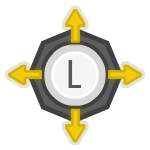
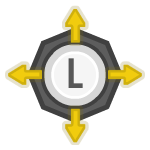
Layer changes from the first 150px x 150px image to the second:
painted on "L" over [68,58,83,88]
